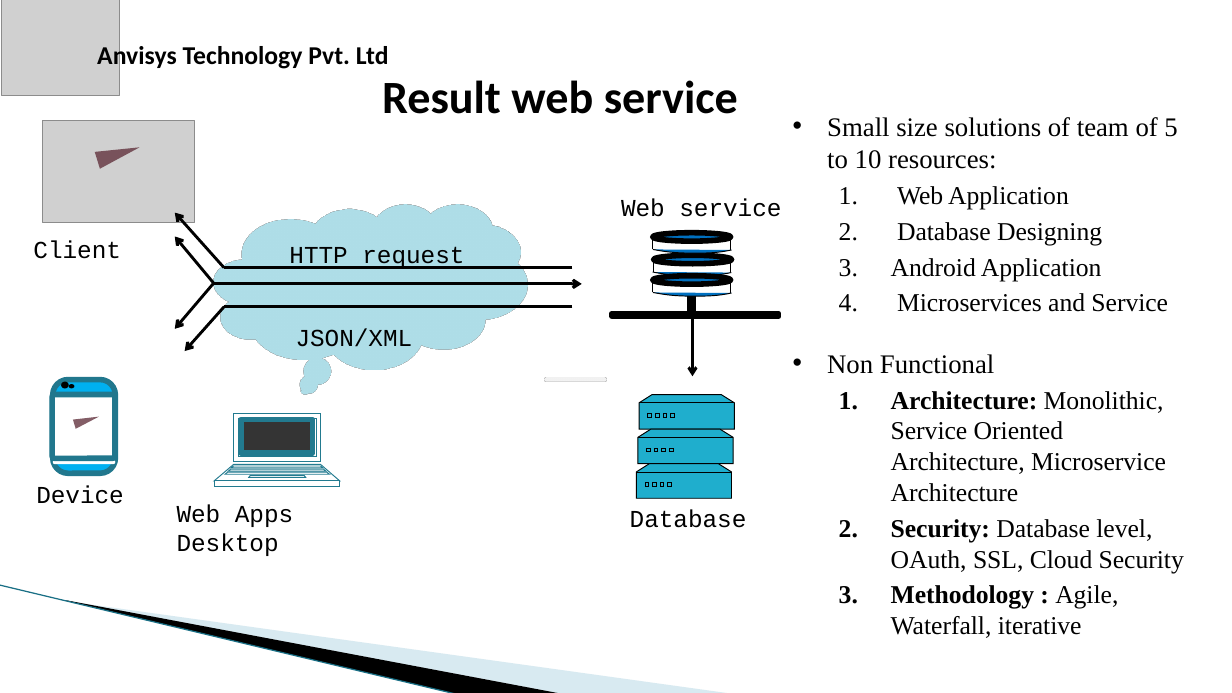
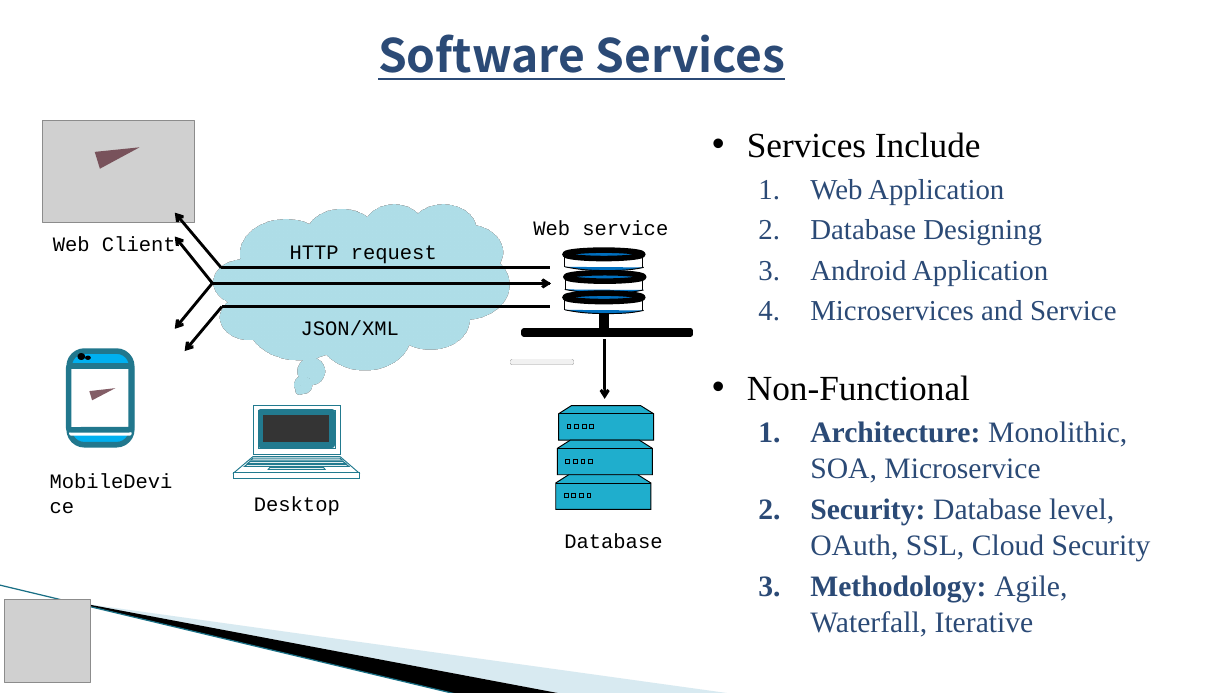
Before and after one commit to Anvisys/Documents, a slide deck: slide 6 of Anvisys technology presentation.pptx. Drawn at 1232x693 pixels with LibreOffice and Linux fonts; fonts in the diff are those of the drawing; grey boxes stand for pictures; background and template pictures are left out. Boxes give left, top, right and bottom in pixels: in the first picture for what was removed or moved away, otherwise in the second. Text is boxed around its words. In the diff, an @@ line names an element or a change of style, - is before the commit and + after.

```diff
--- a/Anvisys technology presentation.pptx
+++ b/Anvisys technology presentation.pptx
@@ text removed at (x1=97, y1=43, x2=389, y2=70) @@
-Anvisys Technology Pvt. Ltd
@@ text at (x1=378, y1=34, x2=786, y2=80): text changed; font Calibri to Noto Sans CJK TC; text colour #000000 to #2B4A76 @@
-Result web service
+Software Services
@@ text "Services Include" moved from (x1=827, y1=117, x2=1184, y2=638) to (x1=747, y1=132, x2=1151, y2=637) @@
@@ text at (x1=747, y1=132, x2=981, y2=158): text changed; size 20.9 to 27.5 pt @@
-• Small size solutions of team of 5 to 10 resources:
+• Services Include
@@ text at (x1=810, y1=179, x2=1151, y2=561): size 19.9 to 22.5 pt in "Web Application", "Database Designing", "Android Application", "Microservices and Service"; text colour #000000 to #2B4A76 in "Web Application", "Database Designing", "Android Application", "Microservices and Service" and 1 more places; size 19.9 to 23.1 pt in "Security: Database level, OAuth, SSL, Cloud Security" @@
@@ thought cloud resized from (x1=214, y1=204, x2=528, y2=369) to (x1=214, y1=204, x2=510, y2=369) @@
@@ text at (x1=53, y1=236, x2=176, y2=252): text changed; size 19 to 16 pt @@
-Client
+Web Client
@@ text "Web service" moved from (x1=621, y1=199, x2=781, y2=217) to (x1=533, y1=221, x2=668, y2=236) @@
@@ line moved from (573, 268) - (224, 268) to (550, 268) - (222, 268) @@
@@ line moved from (563, 284) - (213, 284) to (550, 284) - (211, 284) @@
@@ arrow moved from (563, 284) - (582, 284) to (532, 284) - (551, 284) @@
@@ 4 lines, 3 ellipses, 2 freeform shapes moved together from (x1=653, y1=233, x2=731, y2=296) to (x1=565, y1=250, x2=644, y2=313) @@
@@ line moved from (573, 307) - (224, 307) to (550, 307) - (222, 307) @@
@@ text "JSON/XML" moved from (x1=296, y1=329, x2=413, y2=347) to (x1=301, y1=321, x2=399, y2=336) @@
@@ 3 rounded rectangles, 2 ellipses, 1 triangle moved together from (x1=53, y1=380, x2=115, y2=473) to (x1=68, y1=351, x2=132, y2=444) @@
@@ rectangle moved from (x1=612, y1=313, x2=779, y2=316) to (x1=525, y1=331, x2=691, y2=333) @@
@@ 2 lines, 1 rectangle, 1 freeform shape, 1 arrow moved together from (x1=653, y1=236, x2=731, y2=376) to (x1=565, y1=254, x2=644, y2=399) @@
@@ rounded rectangle moved from (x1=544, y1=377, x2=607, y2=381) to (x1=511, y1=360, x2=574, y2=365) @@
@@ text at (x1=747, y1=375, x2=1127, y2=482): text changed; size 19.9 to 23.1 pt; text colour #000000 to #2B4A76 @@
-• Non Functional
-  1. Architecture: Monolithic, Service Oriented Architecture, Microservice Architecture
+• Non-Functional
+  1. Architecture: Monolithic, SOA, Microservice
@@ freeform shape moved from (x1=214, y1=413, x2=340, y2=487) to (x1=234, y1=405, x2=359, y2=479) @@
@@ rectangle moved from (x1=241, y1=419, x2=313, y2=453) to (x1=260, y1=412, x2=332, y2=445) @@
@@ 3 freeform shapes moved together from (x1=636, y1=394, x2=734, y2=498) to (x1=556, y1=405, x2=654, y2=509) @@
@@ text at (x1=36, y1=485, x2=123, y2=504): text changed; size 19 to 16 pt @@
-Device
+MobileDevice
@@ text at (x1=254, y1=497, x2=340, y2=516): text changed; size 19 to 16 pt @@
-Web Apps Desktop
+Desktop
@@ size 19 to 16 pt in 4 elements at (x1=301, y1=321, x2=399, y2=336), (x1=290, y1=245, x2=437, y2=264), (x1=533, y1=221, x2=668, y2=236), (x1=564, y1=533, x2=662, y2=549) @@
@@ text "Database" moved from (x1=630, y1=510, x2=747, y2=528) to (x1=564, y1=533, x2=662, y2=549) @@
@@ picture resized from (x1=2, y1=0, x2=119, y2=95) to (x1=5, y1=599, x2=91, y2=682) @@
@@ text at (x1=810, y1=575, x2=1067, y2=637): text changed; size 19.9 to 23.1 pt; text colour #000000 to #2B4A76 @@
-  3. Methodology : Agile, Waterfall, iterative
+  3. Methodology: Agile, Waterfall, Iterative
```
Also in this commit, not shown: 5 other slides changed.
